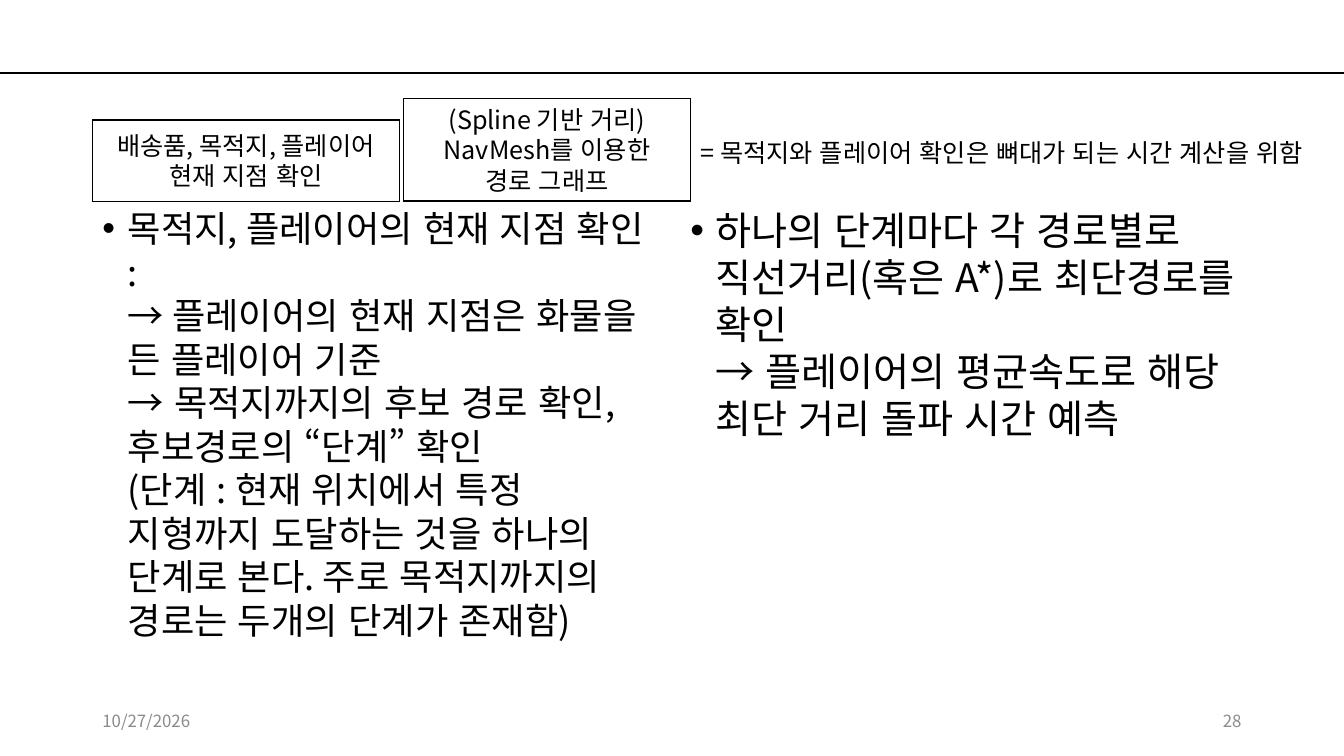
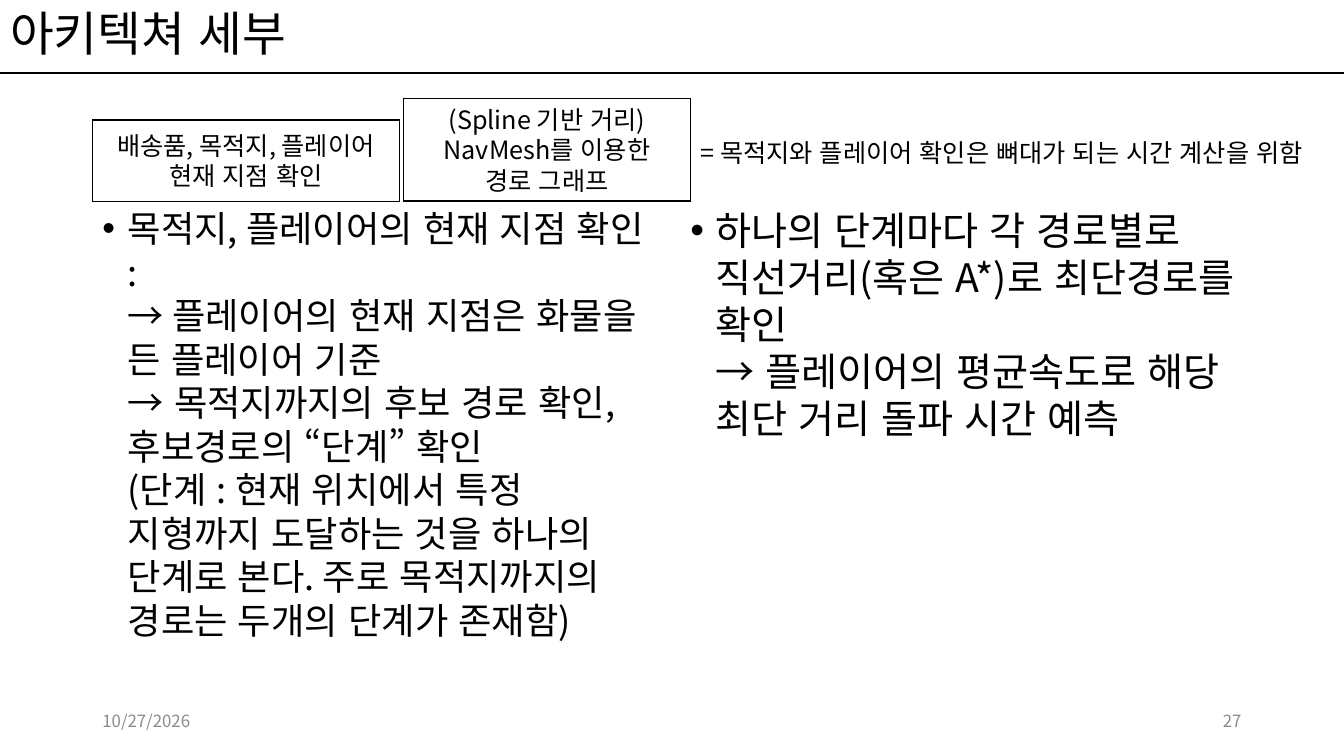
Before and after one commit to kwakyerin/2026_Graduation_Project, a slide deck: slide 27 of documents/HyunahKwon/design/designing/for_teammates/배트와 달트_기획.pptx (slide 28 before the commit). Drawn at 1344x756 pixels with LibreOffice and Linux fonts; fonts in the diff are those of the drawing. Boxes give left, top, right and bottom in pixels: in the first picture for what was removed or moved away, otherwise in the second. Text is boxed around its words. In the diff, an @@ line names an element or a change of style, - is before the commit and + after.

Commit message:
AI아키텍쳐 알고리즘 세부 기획
목적지와 시작점 확인 및 1차 후보지와 경로 거리계산

```diff
--- a/documents/HyunahKwon/design/designing/for_teammates/배트와 달트_기획.pptx
+++ b/documents/HyunahKwon/design/designing/for_teammates/배트와 달트_기획.pptx
@@ title added at box(10, 11, 286, 55), 34 pt, text #000000 @@
+아키텍쳐 세부
@@ page number at box(1223, 714, 1242, 727): text changed @@
-28
+27
```
Also in this commit, not shown: 4 other slides changed, 12 slides added.
